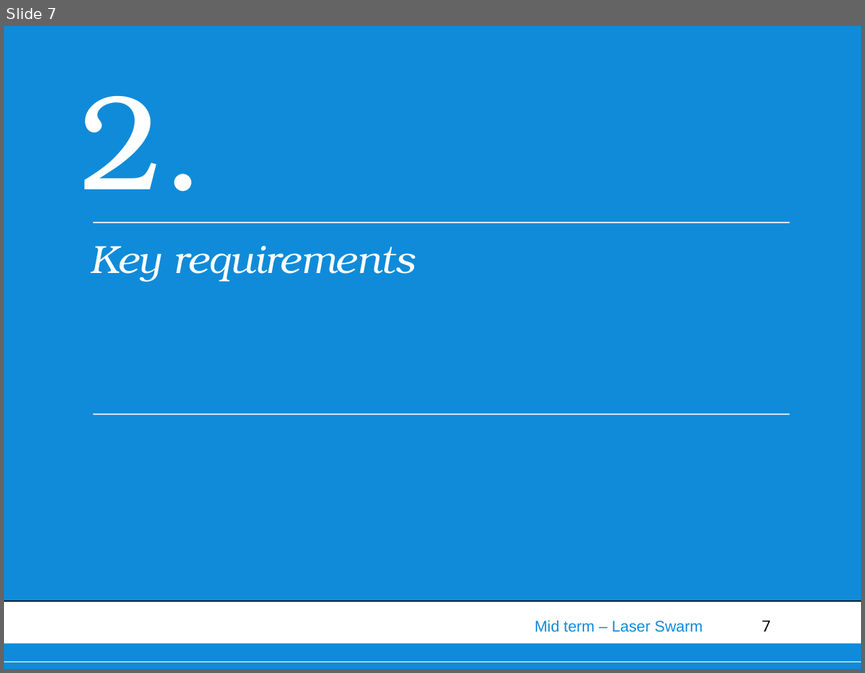
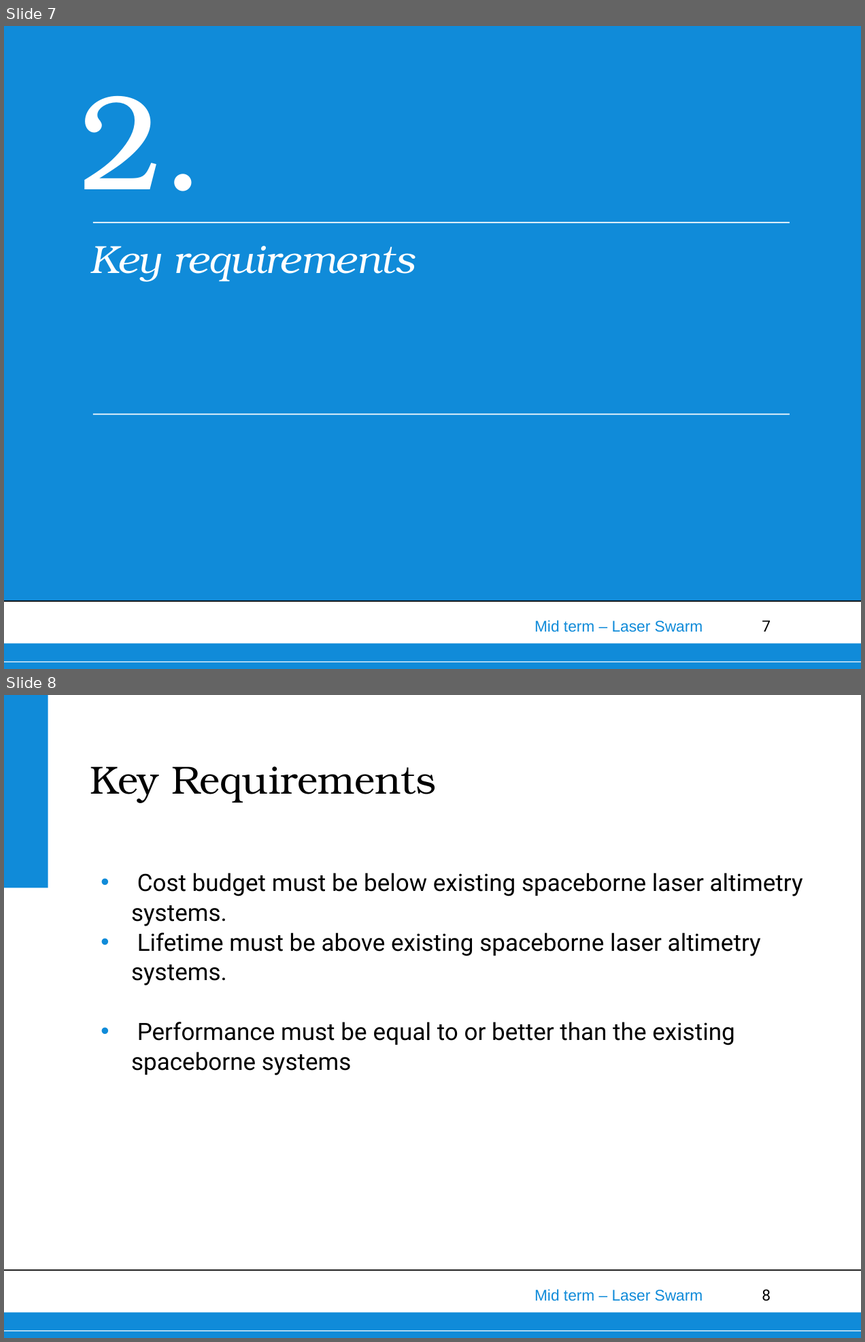
Before and after one commit to thewisenerd/laser-swarm, a slide deck: midTermPresentation/MidTermPresentation.ppt. Shown one above the other, each under a label of ours: slide 7 before the commit, slides 7 and 8 after it. The pictures are 865x673 and 865x1342 pixels, drawn with LibreOffice and Linux fonts; fonts in the diff are those of the drawing; background and template pictures are left out. Boxes give left, top, right and bottom in pixels: in the first picture for what was removed or moved away, otherwise in the second. Text is boxed around its words. In the diff, an @@ line names an element or a change of style, - is before the commit and + after.

```diff
--- a/midTermPresentation/MidTermPresentation.ppt
+++ b/midTermPresentation/MidTermPresentation.ppt
@@ slide 8 added at bbox=[4, 695, 861, 1338], background #FFFFFF; not listed: 6 template elements that a slide beside it also shows @@
@@ title added at bbox=[90, 766, 436, 803], 33 pt, text #000000 @@
+Key Requirements
@@ text added at bbox=[131, 872, 803, 1075], 20 pt, text #000000 @@
+• Cost budget must be below existing spaceborne laser altimetry systems.
+• Lifetime must be above existing spaceborne laser altimetry systems.
+• Performance must be equal to or better than the existing spaceborne systems
```
Also in this commit, not shown: 3 slides changed, 10 other slides added, 4 slides removed.
